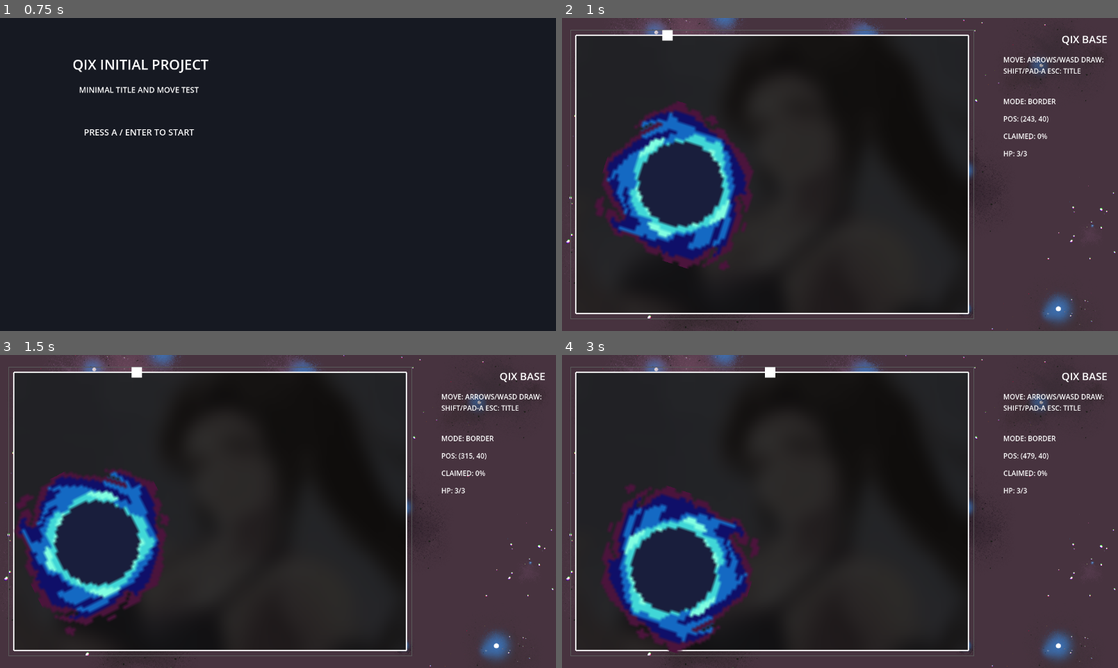
Above: before the commit, frames 1-4 (two rows, left to right).
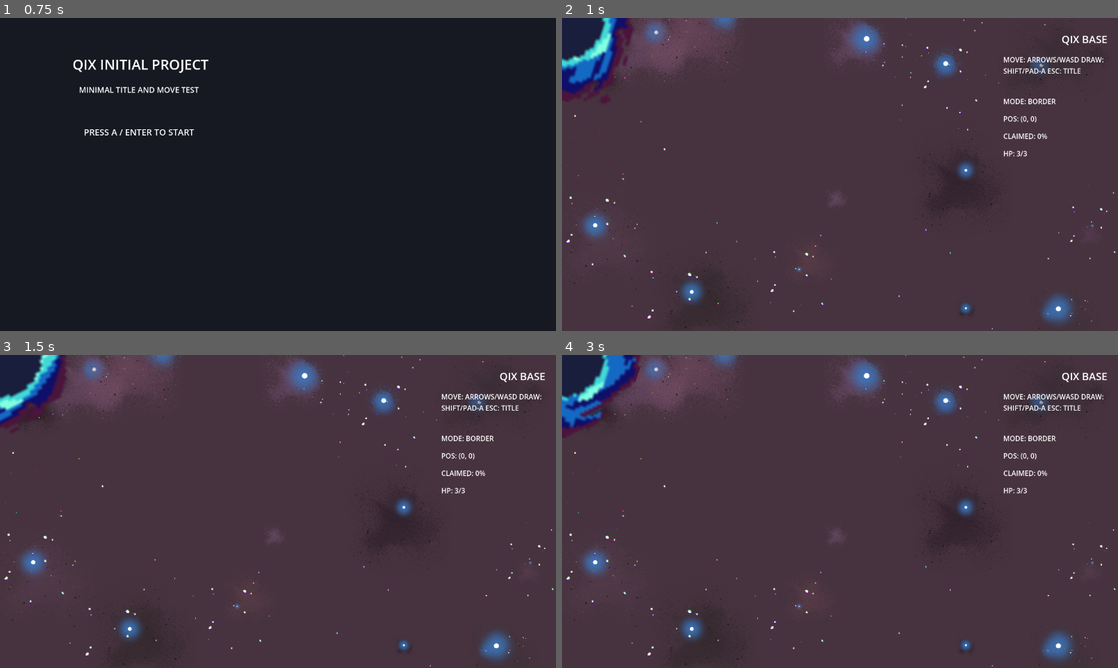
Above: after the commit, the same moments.

Repository: goenc/qix-project
Game: Godot game, scene res://scenes/title_main.tscn
The game is run twice, just before and just after one commit, with the same random seed, the same clock (stepped at 60 frames per second) and the same inputs.
Inputs (mouse positions are in pixels of both pictures, inside the frame that each line leads up to):
- Up to frame 1 (0.75 s): tap A at 0.5 s; move the mouse to (400, 158) at 0.52 s; hold Right (move_right) from 0.53 s (still down); tap Shift (qix_draw) at 0.6 s; click (400, 158) at 0.67 s
- Up to frame 2 (1 s): keep holding Right (move_right); tap Space at 0.77 s
- Up to frame 3 (1.5 s): move the mouse to (166, 527) at 1.27 s; release Right (move_right) at 1.28 s; hold Down (move_down) from 1.28 s (still down); tap Enter (qix_start) at 1.35 s
- Up to frame 4 (3 s): tap Space at 1.52 s; move the mouse to (895, 442) at 2.02 s; release Down (move_down) at 2.03 s; hold Right (move_right) 2.03-2.78 s; tap Shift (qix_draw) at 2.1 s; move the mouse to (812, 574) at 2.77 s; hold Up (move_up) from 2.78 s (still down); tap Enter (qix_start) at 2.85 s; click (812, 574) at 2.92 s

Frame 1 is identical in both runs. In frame 2, 64% of the frame differs, in the area x 0-88%, y 0-97%; in frame 3, 64%; in frame 4, 64%.
Error after the commit: Parse Error: Closing "}" doesn't have an opening counterpart. (res://scripts/game/base_main.gd:1226)

Commit message:
ボス領域の閉ループ再構築描画を追加
・切り取り確定時に外周と短い緑ガイドだけからボス領域を再構築する処理を追加
・右方向レイ開始と時計回り探索で閉ループを求める専用グラフ処理を base_main に追加
・ボス領域を緑色半透明で描画する専用ポリゴン管理を追加
・godot_console --headless --path . --quit-after 1 でロード確認

Diff:
--- a/scripts/game/base_main.gd
+++ b/scripts/game/base_main.gd
@@ -29,6 +29,7 @@
 @export var guide_horizontal_start_point_color := Color(0.2, 1.0, 0.45, 1.0)
 @export var guide_horizontal_end_point_color := Color(1.0, 0.45, 0.2, 1.0)
 @export var guide_partition_fill_color := Color(0.75, 0.55, 1.0, 0.5)
+@export var boss_region_fill_color := Color(0.0, 1.0, 0.0, 0.5)
 
 @onready var base_player = get_node_or_null("BasePlayer")
 @onready var bbos: Node2D = get_node_or_null("BBOS")
@@ -48,6 +49,7 @@
 var guide_partition_fill_entries: Array[Dictionary] = []
 var guide_partition_fill_polygons_by_key: Dictionary = {}
 var guide_partition_fill_entry_key_sequence := 0
+var boss_region_polygon: PackedVector2Array = PackedVector2Array()
 var current_outer_loop: PackedVector2Array = PackedVector2Array()
 var current_outer_loop_metrics: Dictionary = {}
 var remaining_polygon: PackedVector2Array = PackedVector2Array()
@@ -202,6 +204,8 @@
 	for polygon in claimed_polygons:
 		if polygon.size() >= 3:
 			draw_colored_polygon(polygon, claimed_fill_color)
+	if boss_region_polygon.size() >= 3:
+		draw_colored_polygon(boss_region_polygon, boss_region_fill_color)
 	_draw_guide_partition_fills()
 	_draw_border_segments(inactive_border_segments, inactive_border_color)
 	_draw_guide_segments()
@@ -276,6 +280,7 @@
 	guide_partition_fill_entries.clear()
 	guide_partition_fill_polygons_by_key.clear()
 	guide_partition_fill_entry_key_sequence = 0
+	boss_region_polygon = PackedVector2Array()
 	queue_redraw()
 	inactive_border_segments.clear()
 	inactive_border_segment_aabbs.clear()
@@ -1102,8 +1107,470 @@
 	_apply_capture_guide_actions(capture_actions)
 	_sync_guide_partition_fill_entries_after_capture(affected_vertical_guide_keys, capture_delta)
 	_sync_boss_marker()
+	_recalculate_boss_region_polygon_after_capture()
 	queue_redraw()
 	_sync_hud()
+
+
+func _recalculate_boss_region_polygon_after_capture() -> void:
+	var epsilon := _get_guide_epsilon()
+	var selection_point := _get_boss_selection_point()
+	var boundary_segments := _build_boss_region_boundary_segments(epsilon)
+	if boundary_segments.is_empty():
+		return
+
+	var start_hit := _find_boss_region_start_hit(selection_point, boundary_segments, epsilon)
+	if !bool(start_hit.get("hit", false)):
+		return
+
+	var graph := _build_boss_region_graph(boundary_segments, start_hit, epsilon)
+	var traced_loop := _trace_boss_region_loop_clockwise(graph, epsilon)
+	if traced_loop.size() < 3:
+		return
+	if !Geometry2D.is_point_in_polygon(selection_point, traced_loop) and !PlayfieldBoundary.is_point_on_loop(traced_loop, selection_point, epsilon):
+		return
+
+	boss_region_polygon = traced_loop
+
+
+func _build_boss_region_boundary_segments(epsilon: float) -> Array[Dictionary]:
+	var boundary_segments: Array[Dictionary] = []
+	if current_outer_loop.size() >= 2:
+		for index in range(current_outer_loop.size()):
+			_append_boss_region_boundary_segment(
+				boundary_segments,
+				"outer_%d" % index,
+				"outer",
+				current_outer_loop[index],
+				current_outer_loop[(index + 1) % current_outer_loop.size()],
+				epsilon
+			)
+
+	for index in range(guide_segments.size()):
+		var guide_segment := guide_segments[index]
+		if _is_pending_guide_segment(guide_segment):
+			continue
+		if !bool(guide_segment.get("active", false)):
+			continue
+
+		var start: Vector2 = guide_segment.get("start", Vector2.ZERO)
+		var end: Vector2 = guide_segment.get("end", start)
+		if start.distance_to(end) <= epsilon:
+			continue
+
+		var is_vertical := absf(start.x - end.x) <= epsilon
+		var guide_length := _get_guide_segment_axis_length(start, end, is_vertical)
+		if !_is_guide_segment_within_short_threshold(guide_length, epsilon):
+			continue
+
+		_append_boss_region_boundary_segment(
+			boundary_segments,
+			"green_%d" % index,
+			"green",
+			start,
+			end,
+			epsilon
+		)
+
+	return boundary_segments
+
+
+func _append_boss_region_boundary_segment(
+	boundary_segments: Array[Dictionary],
+	segment_id: String,
+	segment_type: String,
+	start: Vector2,
+	end: Vector2,
+	epsilon: float
+) -> void:
+	if start.distance_to(end) <= epsilon:
+		return
+
+	var normalized_start := start
+	var normalized_end := end
+	if absf(start.y - end.y) <= epsilon and start.x > end.x:
+		normalized_start = end
+		normalized_end = start
+	elif absf(start.x - end.x) <= epsilon and start.y > end.y:
+		normalized_start = end
+		normalized_end = start
+
+	boundary_segments.append({
+		"id": segment_id,
+		"type": segment_type,
+		"start": normalized_start,
+		"end": normalized_end
+	})
+
+
+func _find_boss_region_start_hit(selection_point: Vector2, boundary_segments: Array[Dictionary], epsilon: float) -> Dictionary:
+	var best_hit := {"hit": false}
+	for segment in boundary_segments:
+		var candidate_hit := _build_boss_region_start_hit_candidate(selection_point, segment, epsilon)
+		if !bool(candidate_hit.get("hit", false)):
+			continue
+		if !bool(best_hit.get("hit", false)):
+			best_hit = candidate_hit
+			continue
+
+		var candidate_distance := float(candidate_hit.get("distance", INF))
+		var best_distance := float(best_hit.get("distance", INF))
+		if candidate_distance < best_distance - epsilon:
+			best_hit = candidate_hit
+			continue
+		if is_equal_approx(candidate_distance, best_distance):
+			var candidate_type := _stringify_value(candidate_hit.get("segment_type", ""), "")
+			var best_type := _stringify_value(best_hit.get("segment_type", ""), "")
+			if candidate_type == "green" and best_type != "green":
+				best_hit = candidate_hit
+	}
+	return best_hit
+
+
+func _build_boss_region_start_hit_candidate(selection_point: Vector2, segment: Dictionary, epsilon: float) -> Dictionary:
+	var segment_start: Vector2 = segment.get("start", Vector2.ZERO)
+	var segment_end: Vector2 = segment.get("end", segment_start)
+	var segment_type := _stringify_value(segment.get("type", ""), "")
+
+	if absf(segment_start.x - segment_end.x) <= epsilon:
+		var candidate_x := segment_start.x
+		if candidate_x <= selection_point.x + epsilon:
+			return {"hit": false}
+		var min_y := minf(segment_start.y, segment_end.y) - epsilon
+		var max_y := maxf(segment_start.y, segment_end.y) + epsilon
+		if selection_point.y < min_y or selection_point.y > max_y:
+			return {"hit": false}
+		var hit_point := Vector2(candidate_x, selection_point.y)
+		return {
+			"hit": true,
+			"point": hit_point,
+			"distance": selection_point.distance_to(hit_point),
+			"segment_id": _stringify_value(segment.get("id", ""), ""),
+			"segment_type": segment_type
+		}
+
+	if absf(segment_start.y - segment_end.y) > epsilon:
+		return {"hit": false}
+	if absf(segment_start.y - selection_point.y) > epsilon:
+		return {"hit": false}
+
+	var min_x := minf(segment_start.x, segment_end.x)
+	var max_x := maxf(segment_start.x, segment_end.x)
+	if max_x <= selection_point.x + epsilon:
+		return {"hit": false}
+
+	var candidate_x := min_x
+	if candidate_x <= selection_point.x + epsilon:
+		return {"hit": false}
+
+	var hit_point := Vector2(candidate_x, segment_start.y)
+	return {
+		"hit": true,
+		"point": hit_point,
+		"distance": selection_point.distance_to(hit_point),
+		"segment_id": _stringify_value(segment.get("id", ""), ""),
+		"segment_type": segment_type
+	}
+
+
+func _build_boss_region_graph(boundary_segments: Array[Dictionary], start_hit: Dictionary, epsilon: float) -> Dictionary:
+	var split_points_by_segment: Dictionary = {}
+	var start_segment_id := _stringify_value(start_hit.get("segment_id", ""), "")
+	var start_point: Vector2 = start_hit.get("point", Vector2.ZERO)
+	for segment in boundary_segments:
+		var segment_id := _stringify_value(segment.get("id", ""), "")
+		var split_points: Array[Vector2] = []
+		_append_unique_boss_region_point(split_points, segment.get("start", Vector2.ZERO), epsilon)
+		_append_unique_boss_region_point(split_points, segment.get("end", Vector2.ZERO), epsilon)
+		if segment_id == start_segment_id:
+			_append_unique_boss_region_point(split_points, start_point, epsilon)
+		split_points_by_segment[segment_id] = split_points
+
+	for segment_index in range(boundary_segments.size()):
+		for other_index in range(segment_index + 1, boundary_segments.size()):
+			var intersections := _collect_boss_region_segment_intersections(
+				boundary_segments[segment_index],
+				boundary_segments[other_index],
+				epsilon
+			)
+			if intersections.is_empty():
+				continue
+
+			var segment_id := _stringify_value(boundary_segments[segment_index].get("id", ""), "")
+			var other_id := _stringify_value(boundary_segments[other_index].get("id", ""), "")
+			var segment_points: Array[Vector2] = split_points_by_segment.get(segment_id, [])
+			var other_points: Array[Vector2] = split_points_by_segment.get(other_id, [])
+			for intersection_point in intersections:
+				_append_unique_boss_region_point(segment_points, intersection_point, epsilon)
+				_append_unique_boss_region_point(other_points, intersection_point, epsilon)
+			split_points_by_segment[segment_id] = segment_points
+			split_points_by_segment[other_id] = other_points
+
+	var nodes: Array[Dictionary] = []
+	var edges: Array[Dictionary] = []
+	var edge_keys: Dictionary = {}
+	for segment in boundary_segments:
+		var segment_id := _stringify_value(segment.get("id", ""), "")
+		var segment_type := _stringify_value(segment.get("type", ""), "")
+		var split_points: Array[Vector2] = split_points_by_segment.get(segment_id, [])
+		var ordered_points := _sort_boss_region_points_on_segment(split_points, segment, epsilon)
+		for point_index in range(ordered_points.size() - 1):
+			var from_point: Vector2 = ordered_points[point_index]
+			var to_point: Vector2 = ordered_points[point_index + 1]
+			if from_point.distance_to(to_point) <= epsilon:
+				continue
+
+			var from_node_id := _find_or_append_boss_region_node(nodes, from_point, epsilon)
+			var to_node_id := _find_or_append_boss_region_node(nodes, to_point, epsilon)
+			if from_node_id == to_node_id:
+				continue
+
+			var edge_key := _build_boss_region_edge_key(segment_type, from_node_id, to_node_id)
+			if edge_keys.has(edge_key):
+				continue
+
+			var edge_index := edges.size()
+			edges.append({
+				"a": from_node_id,
+				"b": to_node_id,
+				"type": segment_type
+			})
+			edge_keys[edge_key] = true
+			_append_boss_region_node_edge(nodes, from_node_id, edge_index)
+			_append_boss_region_node_edge(nodes, to_node_id, edge_index)
+	}
+
+	return {
+		"nodes": nodes,
+		"edges": edges,
+		"start_node_id": _find_boss_region_node_id(nodes, start_point, epsilon)
+	}
+
+
+func _collect_boss_region_segment_intersections(segment_a: Dictionary, segment_b: Dictionary, epsilon: float) -> Array[Vector2]:
+	var intersections: Array[Vector2] = []
+	var a_start: Vector2 = segment_a.get("start", Vector2.ZERO)
+	var a_end: Vector2 = segment_a.get("end", a_start)
+	var b_start: Vector2 = segment_b.get("start", Vector2.ZERO)
+	var b_end: Vector2 = segment_b.get("end", b_start)
+	var a_horizontal := absf(a_start.y - a_end.y) <= epsilon
+	var b_horizontal := absf(b_start.y - b_end.y) <= epsilon
+
+	if a_horizontal != b_horizontal:
+		var horizontal_start := a_start if a_horizontal else b_start
+		var horizontal_end := a_end if a_horizontal else b_end
+		var vertical_start := b_start if a_horizontal else a_start
+		var vertical_end := b_end if a_horizontal else a_end
+		var candidate_point := Vector2(vertical_start.x, horizontal_start.y)
+		if (
+			candidate_point.x >= minf(horizontal_start.x, horizontal_end.x) - epsilon
+			and candidate_point.x <= maxf(horizontal_start.x, horizontal_end.x) + epsilon
+			and candidate_point.y >= minf(vertical_start.y, vertical_end.y) - epsilon
+			and candidate_point.y <= maxf(vertical_start.y, vertical_end.y) + epsilon
+		):
+			_append_unique_boss_region_point(intersections, candidate_point, epsilon)
+		return intersections
+
+	if a_horizontal and absf(a_start.y - b_start.y) <= epsilon:
+		for candidate_point in [a_start, a_end, b_start, b_end]:
+			if _is_point_on_segment(candidate_point, a_start, a_end, epsilon) and _is_point_on_segment(candidate_point, b_start, b_end, epsilon):
+				_append_unique_boss_region_point(intersections, candidate_point, epsilon)
+		return intersections
+
+	if !a_horizontal and absf(a_start.x - b_start.x) <= epsilon:
+		for candidate_point in [a_start, a_end, b_start, b_end]:
+			if _is_point_on_segment(candidate_point, a_start, a_end, epsilon) and _is_point_on_segment(candidate_point, b_start, b_end, epsilon):
+				_append_unique_boss_region_point(intersections, candidate_point, epsilon)
+		return intersections
+
+	return intersections
+
+
+func _append_unique_boss_region_point(points: Array[Vector2], point: Vector2, epsilon: float) -> void:
+	for existing_point in points:
+		if existing_point.distance_to(point) <= epsilon:
+			return
+	points.append(point)
+
+
+func _sort_boss_region_points_on_segment(points: Array[Vector2], segment: Dictionary, epsilon: float) -> Array[Vector2]:
+	var ordered_points: Array[Vector2] = []
+	for point in points:
+		_append_unique_boss_region_point(ordered_points, point, epsilon)
+
+	var segment_start: Vector2 = segment.get("start", Vector2.ZERO)
+	var segment_end: Vector2 = segment.get("end", segment_start)
+	var horizontal := absf(segment_start.y - segment_end.y) <= epsilon
+	ordered_points.sort_custom(func(a: Vector2, b: Vector2) -> bool:
+		if horizontal:
+			if absf(a.x - b.x) > epsilon:
+				return a.x < b.x
+			return a.y < b.y
+		if absf(a.y - b.y) > epsilon:
+			return a.y < b.y
+		return a.x < b.x
+	)
+	return ordered_points
+
+
+func _find_or_append_boss_region_node(nodes: Array[Dictionary], point: Vector2, epsilon: float) -> int:
+	var node_id := _find_boss_region_node_id(nodes, point, epsilon)
+	if node_id >= 0:
+		return node_id
+
+	nodes.append({
+		"point": point,
+		"edges": []
+	})
+	return nodes.size() - 1
+
+
+func _find_boss_region_node_id(nodes: Array[Dictionary], point: Vector2, epsilon: float) -> int:
+	for node_index in range(nodes.size()):
+		var node_point: Vector2 = nodes[node_index].get("point", Vector2.ZERO)
+		if node_point.distance_to(point) <= epsilon:
+			return node_index
+	return -1
+
+
+func _append_boss_region_node_edge(nodes: Array[Dictionary], node_id: int, edge_index: int) -> void:
+	if node_id < 0 or node_id >= nodes.size():
+		return
+	var edges_for_node: Array = nodes[node_id].get("edges", [])
+	edges_for_node.append(edge_index)
+	nodes[node_id]["edges"] = edges_for_node
+
+
+func _build_boss_region_edge_key(segment_type: String, node_a: int, node_b: int) -> String:
+	var min_node := mini(node_a, node_b)
+	var max_node := maxi(node_a, node_b)
+	return "%s:%d:%d" % [segment_type, min_node, max_node]
+
+
+func _trace_boss_region_loop_clockwise(graph: Dictionary, epsilon: float) -> PackedVector2Array:
+	var nodes: Array[Dictionary] = graph.get("nodes", [])
+	var edges: Array[Dictionary] = graph.get("edges", [])
+	var start_node_id := int(graph.get("start_node_id", -1))
+	if start_node_id < 0 or start_node_id >= nodes.size():
+		return PackedVector2Array()
+
+	var current_node_id := start_node_id
+	var previous_node_id := -1
+	var incoming_direction := Vector2.RIGHT
+	var visited_directed_edges: Dictionary = {}
+	var loop_points := PackedVector2Array()
+	loop_points.append(nodes[start_node_id].get("point", Vector2.ZERO))
+	var max_steps := maxi(edges.size() * 2 + 4, 8)
+	for step in range(max_steps):
+		var next_step := _choose_next_boss_region_step(
+			nodes,
+			edges,
+			current_node_id,
+			previous_node_id,
+			incoming_direction,
+			step == 0,
+			epsilon
+		)
+		if !bool(next_step.get("found", false)):
+			return PackedVector2Array()
+
+		var next_node_id := int(next_step.get("node_id", -1))
+		var edge_index := int(next_step.get("edge_index", -1))
+		if next_node_id < 0 or edge_index < 0:
+			return PackedVector2Array()
+
+		var directed_edge_key := "%d>%d:%d" % [current_node_id, next_node_id, edge_index]
+		if visited_directed_edges.has(directed_edge_key):
+			return PackedVector2Array()
+		visited_directed_edges[directed_edge_key] = true
+
+		loop_points.append(nodes[next_node_id].get("point", Vector2.ZERO))
+		if next_node_id == start_node_id:
+			if loop_points.size() < 4:
+				return PackedVector2Array()
+			return PlayfieldBoundary.sanitize_loop(loop_points)
+
+		previous_node_id = current_node_id
+		current_node_id = next_node_id
+		incoming_direction = next_step.get("direction", Vector2.ZERO)
+
+	return PackedVector2Array()
+
+
+func _choose_next_boss_region_step(
+	nodes: Array[Dictionary],
+	edges: Array[Dictionary],
+	current_node_id: int,
+	previous_node_id: int,
+	incoming_direction: Vector2,
+	is_start_step: bool,
+	epsilon: float
+) -> Dictionary:
+	if current_node_id < 0 or current_node_id >= nodes.size():
+		return {"found": false}
+
+	var current_node: Dictionary = nodes[current_node_id]
+	var current_point: Vector2 = current_node.get("point", Vector2.ZERO)
+	var candidate_steps: Array[Dictionary] = []
+	var raw_edges: Array = current_node.get("edges", [])
+	for raw_edge_index in raw_edges:
+		var edge_index := int(raw_edge_index)
+		if edge_index < 0 or edge_index >= edges.size():
+			continue
+
+		var edge: Dictionary = edges[edge_index]
+		var node_a := int(edge.get("a", -1))
+		var node_b := int(edge.get("b", -1))
+		var next_node_id := node_b if node_a == current_node_id else node_a
+		if next_node_id < 0 or next_node_id >= nodes.size():
+			continue
+		if next_node_id == previous_node_id:
+			continue
+
+		var next_point: Vector2 = nodes[next_node_id].get("point", Vector2.ZERO)
+		var step_direction := next_point - current_point
+		if step_direction.length_squared() <= epsilon * epsilon:
+			continue
+		step_direction = step_direction.normalized()
+		if is_start_step and step_direction.dot(Vector2.RIGHT) > 1.0 - 0.001:
+			continue
+
+		candidate_steps.append({
+			"found": true,
+			"edge_index": edge_index,
+			"node_id": next_node_id,
+			"direction": step_direction,
+			"type": _stringify_value(edge.get("type", ""), ""),
+			"turn_angle": fposmod(incoming_direction.angle_to(step_direction), TAU),
+			"distance": current_point.distance_to(next_point)
+		})
+
+	var prioritized_steps := candidate_steps
+	for candidate in candidate_steps:
+		if _stringify_value(candidate.get("type", ""), "") == "green":
+			prioritized_steps = []
+			for green_candidate in candidate_steps:
+				if _stringify_value(green_candidate.get("type", ""), "") == "green":
+					prioritized_steps.append(green_candidate)
+			break
+
+	if prioritized_steps.is_empty():
+		return {"found": false}
+
+	var best_step: Dictionary = prioritized_steps[0]
+	for candidate in prioritized_steps:
+		var candidate_angle := float(candidate.get("turn_angle", TAU))
+		var best_angle := float(best_step.get("turn_angle", TAU))
+		if candidate_angle < best_angle - epsilon:
+			best_step = candidate
+			continue
+		if is_equal_approx(candidate_angle, best_angle):
+			var candidate_distance := float(candidate.get("distance", INF))
+			var best_distance := float(best_step.get("distance", INF))
+			if candidate_distance < best_distance - epsilon:
+				best_step = candidate
+	}
+	return best_step
 
 
 func _recalculate_claimed_area() -> void:
Not shown, changed: runtime/commit_message.md
